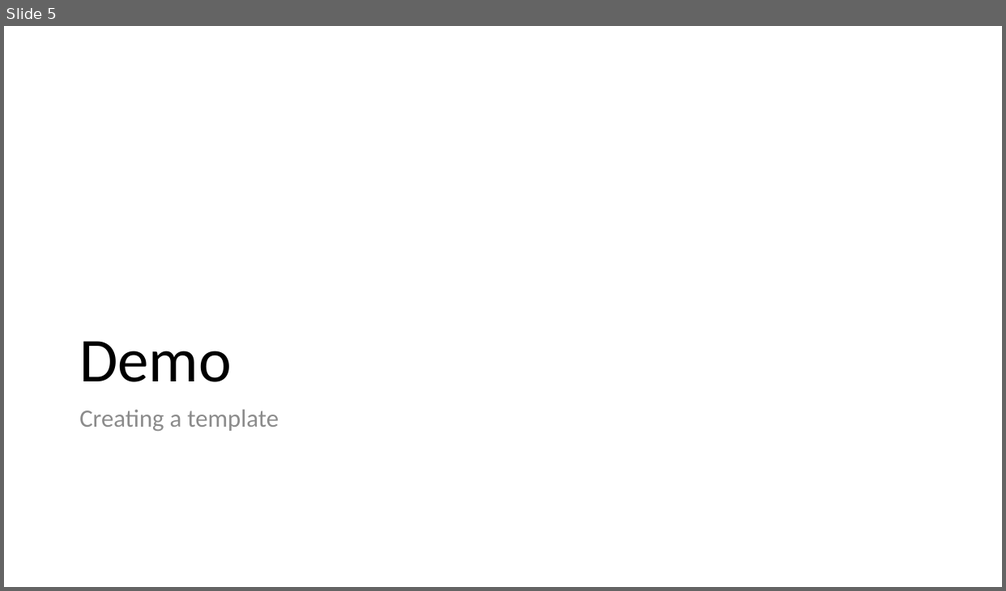
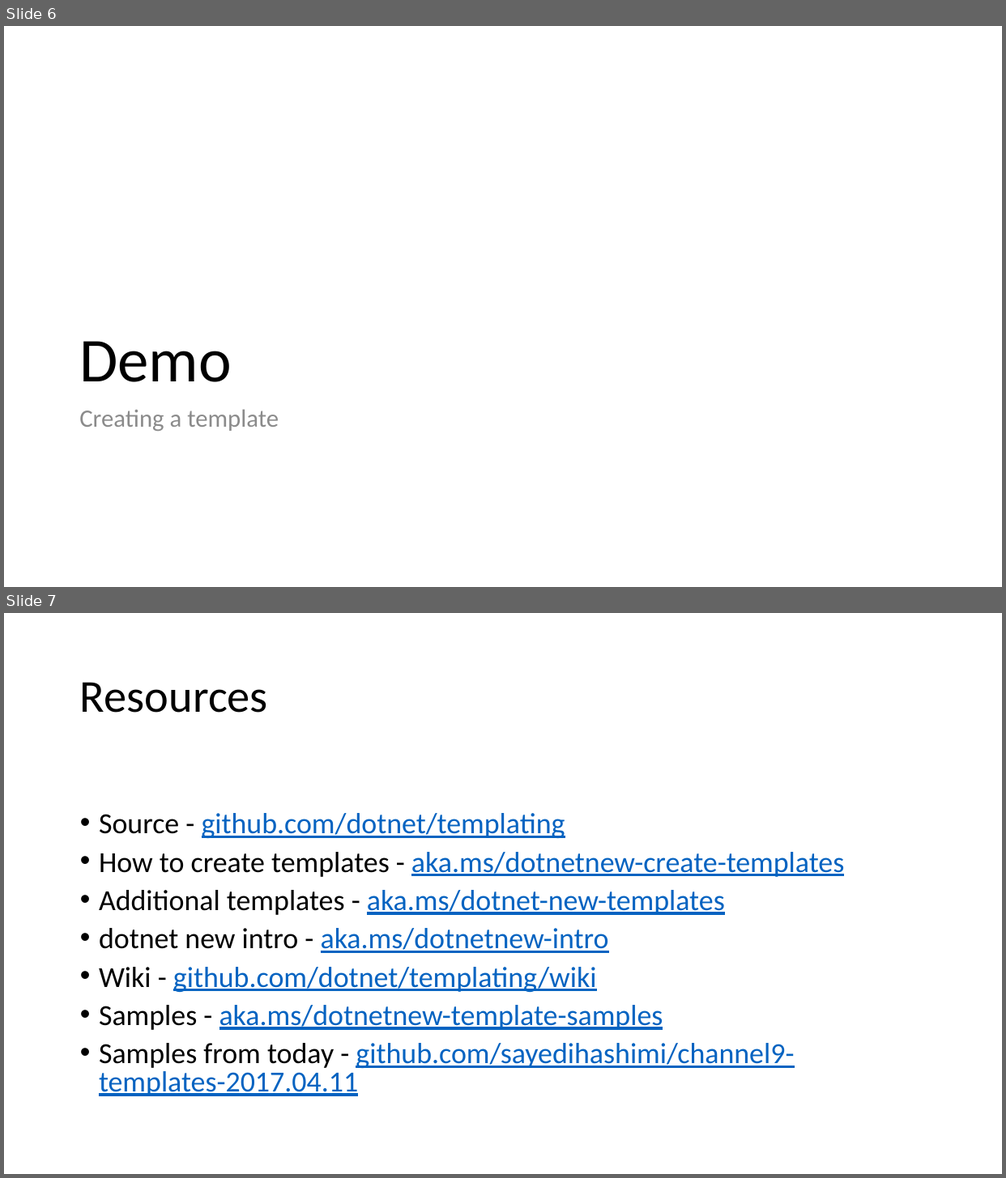
Before and after one commit to sayedihashimi/channel9-templates-2017.04.11, a slide deck: 2017.04.11-templates-channel9.pptx. Shown one above the other, each under a label of ours: slide 5 before the commit, slides 6 and 7 after it. The pictures are 1006x591 and 1006x1178 pixels, drawn with LibreOffice and Linux fonts; fonts in the diff are those of the drawing. Boxes give left, top, right and bottom in pixels: in the first picture for what was removed or moved away, otherwise in the second. Text is boxed around its words. In the diff, an @@ line names an element or a change of style, - is before the commit and + after.

Commit message:
updating pptx

```diff
--- a/2017.04.11-templates-channel9.pptx
+++ b/2017.04.11-templates-channel9.pptx
@@ slide 7 added at <box>4,613,1002,1174</box>, background #FFFFFF @@
@@ title added at <box>80,682,268,713</box>, 44 pt, text #000000 @@
+Resources
@@ text added at <box>99,813,844,1097</box>, 28 pt, text #0563C1, underline @@
+• Source - github.com/dotnet/templating
+• How to create templates - aka.ms/dotnetnew-create-templates
+• Additional templates - aka.ms/dotnet-new-templates
+• dotnet new intro - aka.ms/dotnetnew-intro
+• Wiki - github.com/dotnet/templating/wiki
+• Samples - aka.ms/dotnetnew-template-samples
+• Samples from today - github.com/sayedihashimi/channel9-templates-2017.04.11
@@ what was slide 5 is now slide 6 @@
```
Also in this commit, not shown: 1 other slide added.
